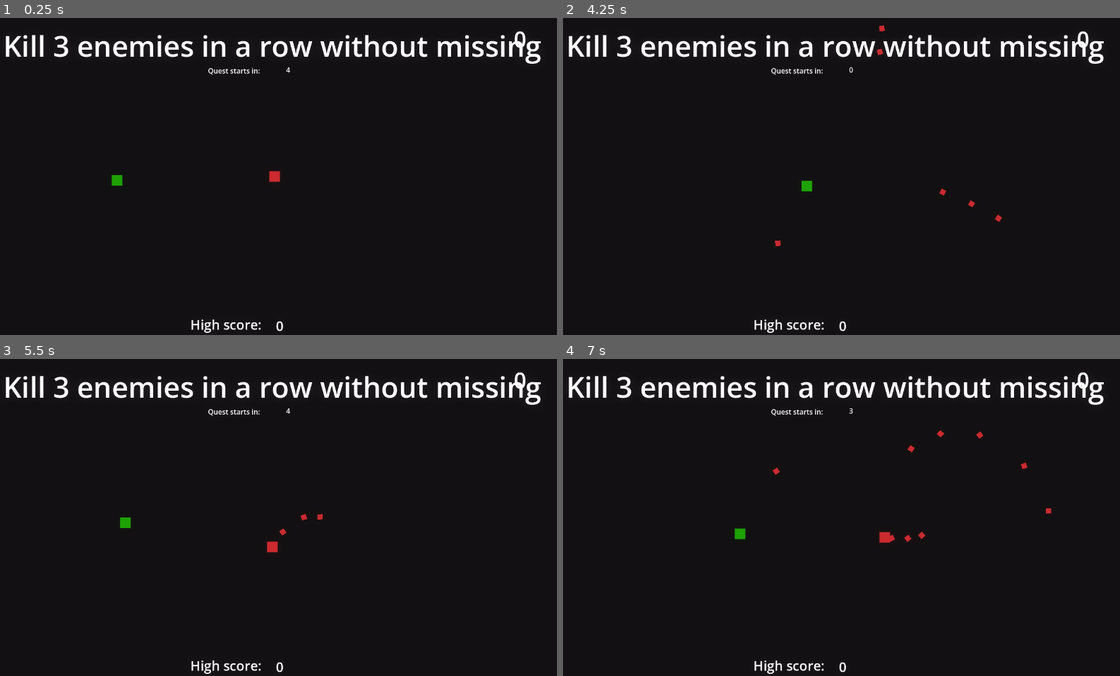
Above: before the commit, frames 1-4 (two rows, left to right).
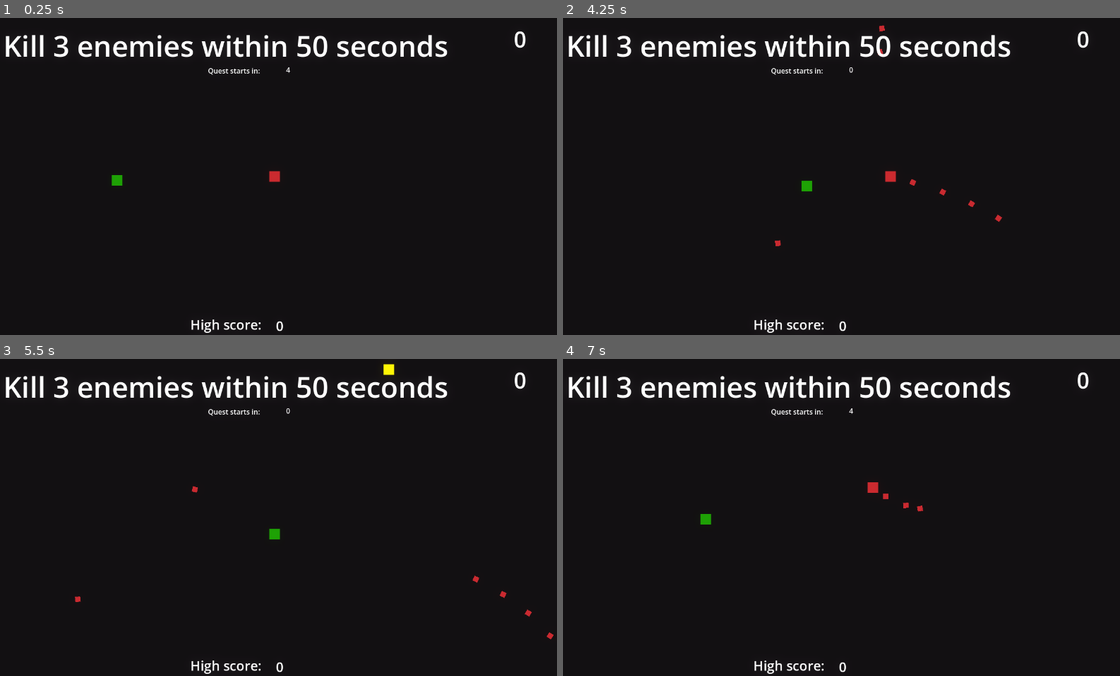
Above: after the commit, the same moments.

Repository: DiScarlet/ShootEm
Game: Godot game, scene res://scenes/arena.tscn
Same seed, same stepped clock (60 frames per second), same inputs: the game is played once before the commit and once after it.
Inputs (mouse positions are in pixels of both pictures, inside the frame that each line leads up to):
- Up to frame 1 (0.25 s): no input
- Up to frame 2 (4.25 s): tap Enter at 0.5 s; move the mouse to (964, 160) at 0.52 s; press the mouse at (964, 160) at 0.53 s; hold D (move_right) 0.53-1.28 s; move the mouse to (724, 192) at 1.27 s; release the mouse at (724, 192) at 1.28 s; hold S (move_down) 1.28-2.03 s; click (724, 192) at 1.35 s; move the mouse to (891, 106) at 2.02 s; press the mouse at (891, 106) at 2.03 s; hold D (move_right) 2.03-2.78 s; move the mouse to (808, 239) at 2.77 s; release the mouse at (808, 239) at 2.78 s; hold W (move_up) 2.78-3.53 s; click (808, 239) at 2.85 s; move the mouse to (1008, 224) at 3.52 s; press the mouse at (1008, 224) at 3.53 s; hold A (move_left) from 3.53 s (still down)
- Up to frame 3 (5.5 s): move the mouse to (105, 469) at 4.27 s; release the mouse at (105, 469) at 4.28 s; click (105, 469) at 4.35 s; move the mouse to (300, 517) at 5.02 s; release A (move_left) at 5.03 s; press the mouse at (300, 517) at 5.03 s; hold S (move_down) from 5.03 s (still down)
- Up to frame 4 (7 s): move the mouse to (752, 438) at 5.77 s; release S (move_down) at 5.78 s; release the mouse at (752, 438) at 5.78 s; hold D (move_right) 5.78-6.53 s; click (752, 438) at 5.85 s; move the mouse to (964, 501) at 6.52 s; press the mouse at (964, 501) at 6.53 s; hold W (move_up) from 6.53 s (still down)

The runs differ from the first frame. In frame 1, 1.8% of the frame differs, in the area x 36-98%, y 5-15%; in frame 2, 1.9%; in frame 3, 2.2%; in frame 4, 2.3%, in the area x 24-98%, y 5-58%.

Commit message:
Added multi_kill quests

Diff:
--- a/scripts/quests/QuestManager.gd
+++ b/scripts/quests/QuestManager.gd
@@ -13,7 +13,7 @@
 #consts
 	#limits for a to do
 const MAX_ENEMIES_TO_KILL = 10
-const MIN_TIME = 5
+const MIN_TIME = 35
 #locals
 var player
 var quest_templates = QuestTemplates.quest_templates
@@ -25,7 +25,7 @@
 var enemies_to_kill = 2
 var powerups_to_collect = 1
 var target_color = "green"
-var time_limit = 25
+var time_limit = 55
 var quest_duration = 0
 var side_to_stay = "right"
 	#done for a quest
@@ -73,7 +73,7 @@
 		player = GameManager.player
 
 	#HRDCODED FOR TESTING replace with current_template = quest_templates.keys().pick_random()
-	current_template = "combo_kill"
+	current_template = "multi_kill"
 	GameManager.quest_type = current_template
 	var template = quest_templates[current_template]
 
@@ -89,17 +89,19 @@
 		start_no_only_kill()
 	elif current_template == "combo_kill":
 		start_base()
+	elif current_template == "multi_kill":
+		start_multi_kill()
 
 func complete_quest():
 	quest_state = QuestState.FINISHED
 	print("quest completed!")
-	if quest_timer.timeout.is_connected(complete_quest):
-		quest_timer.timeout.disconnect(complete_quest)
+	stop_timer_and_disconnect()
 
 	generate_random_quest()
 
 func fail_quest():
 	quest_state = QuestState.FINISHED
+	stop_timer_and_disconnect()
 	print("quest failed, you bastard! - in James May's voice")
 	player.die()
 
@@ -111,7 +113,7 @@
 	enemies_to_kill = 2
 	powerups_to_collect = 1
 	target_color = "green"
-	time_limit = 25
+	time_limit = 55
 	quest_duration = 0
 	enemies_killed = 0
 
@@ -120,8 +122,7 @@
 	if current_template == "kill_enemy":
 		target_color = enemy_colors.pick_random()
 		enemies_killed = 0
-		if enemies_to_kill <= MAX_ENEMIES_TO_KILL:
-			enemies_to_kill += 1
+		increment_enemies_to_kill()
 
 		quest_state = QuestState.ACTIVE
 
@@ -142,8 +143,14 @@
 	elif current_template == "powerup_skip":
 		quest_state = QuestState.ACTIVE
 	elif current_template == "combo_kill":
-		if enemies_to_kill <= MAX_ENEMIES_TO_KILL:
-			enemies_to_kill += 1
+		increment_enemies_to_kill()
+	elif current_template == "multi_kill":
+		increment_enemies_to_kill()
+		time_limit -= 5
+
+func increment_enemies_to_kill():
+	if enemies_to_kill <= MAX_ENEMIES_TO_KILL:
+		enemies_to_kill += 1
 
 func update_quest_text():
 	var quest_text = quest_templates[current_template]["text"]
@@ -163,6 +170,9 @@
 		quest_text = quest_text.replace("{count}", str(powerups_to_collect))
 	elif current_template == "combo_kill":
 		quest_text = quest_text.replace("{count}", str(enemies_to_kill))
+	elif current_template == "multi_kill":
+		quest_text = quest_text.replace("{count}", str(enemies_to_kill))
+		quest_text = quest_text.replace("{time}", str(time_limit))
 
 	update_quest_label.emit(quest_text)
 
@@ -185,6 +195,11 @@
 		quest_timer.timeout.connect(complete_quest)
 	quest_timer.start()
 
+func start_multi_kill():
+	start_base()
+	quest_timer.wait_time = time_limit
+	if !quest_timer.timeout.is_connected(fail_quest):
+		quest_timer.timeout.connect(fail_quest)
 #quest-specific helper functions
 func check_side(delta):
 	if player.get_current_side() != side_to_stay:
@@ -214,7 +229,7 @@
 		if color != target_color:
 			fail_quest()
 
-	elif current_template == "combo_kill":
+	elif current_template == "combo_kill" or current_template == "multi_kill":
 			enemies_killed += 1
 
 			if enemies_killed >= enemies_to_kill:
@@ -248,3 +263,14 @@
 
 	if current_template == "combo_kill":
 		fail_quest()
+
+#system helper functions
+func stop_timer_and_disconnect():
+	if !quest_timer.is_stopped():
+		quest_timer.stop()
+
+	if quest_timer.timeout.is_connected(complete_quest):
+		quest_timer.timeout.disconnect(complete_quest)
+
+	if quest_timer.timeout.is_connected(fail_quest):
+		quest_timer.timeout.disconnect(fail_quest)
--- a/scripts/quests/QuestTemplates.gd
+++ b/scripts/quests/QuestTemplates.gd
@@ -4,11 +4,6 @@
 	"kill_enemy": {
 		"type": "kill",
 		"text": "Kill {count} {color} enemies"
-	},
-
-	"avoid_kill": {
-		"type": "future",
-		"text": "Avoid killing {color} enemies while completing the next task"
 	},
 
 	"location_play": {
